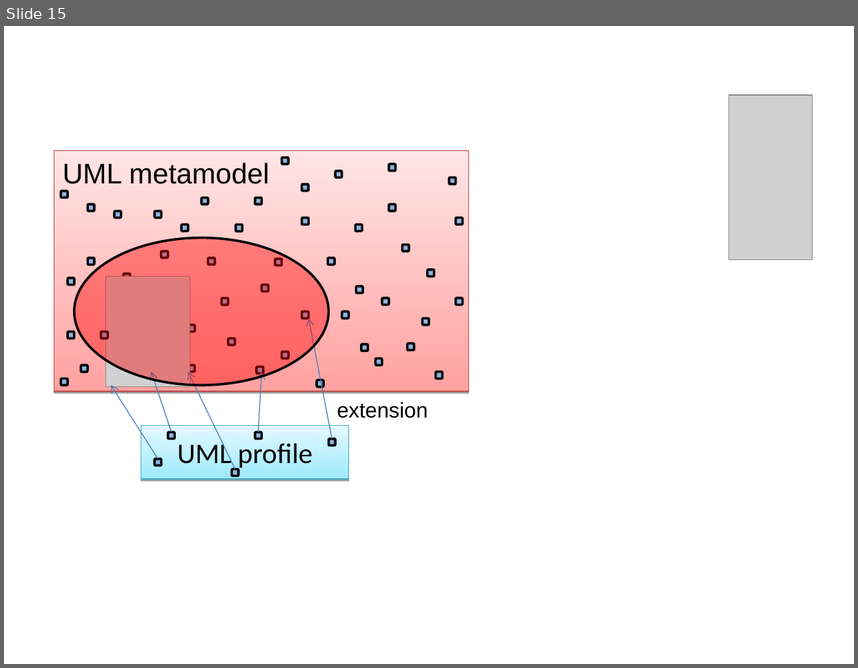
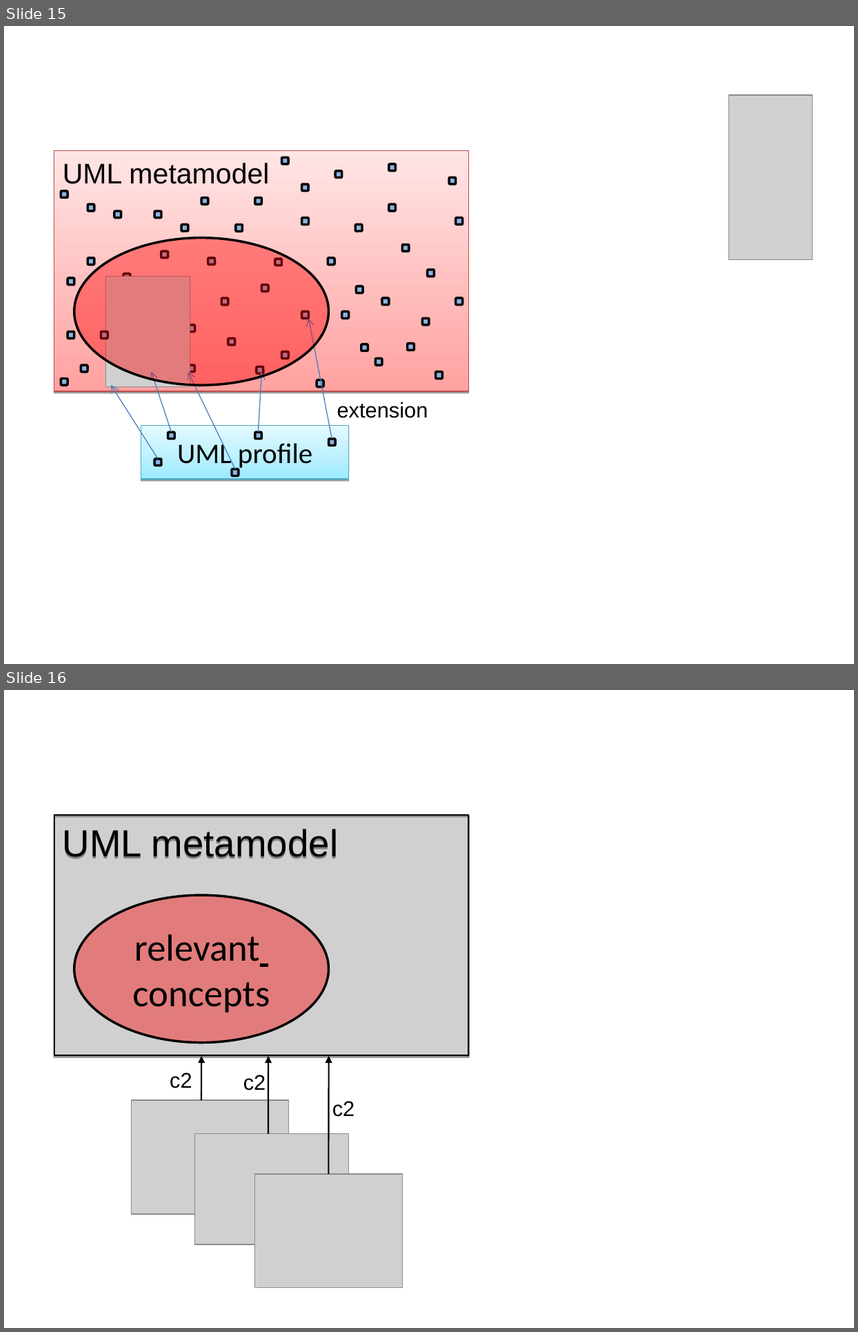
Before and after one commit to iivanoo/umlbridgepaper, a slide deck: UMLBridge/figures/3.0.ppt. Shown one above the other, each under a label of ours: slide 15 before the commit, slides 15 and 16 after it. The pictures are 858x668 and 858x1332 pixels, drawn with LibreOffice and Linux fonts; fonts in the diff are those of the drawing; grey boxes stand for pictures. Boxes give left, top, right and bottom in pixels: in the first picture for what was removed or moved away, otherwise in the second. Text is boxed around its words. In the diff, an @@ line names an element or a change of style, - is before the commit and + after.

```diff
--- a/UMLBridge/figures/3.0.ppt
+++ b/UMLBridge/figures/3.0.ppt
@@ slide 16 added at bbox=[4, 690, 854, 1328], background #FFFFFF @@
@@ rounded rectangle added at bbox=[54, 815, 469, 1056], outline #000000 1.25 pt, 32 pt, text #000000 @@
+UML metamodel
@@ picture added at bbox=[55, 815, 470, 1056] @@
@@ ellipse added at bbox=[74, 895, 329, 1042], fill #FF0000 at 40% opacity, outline #000000 2.01 pt, 32 pt, text #000000 @@
+relevant concepts
@@ arrow added from (201, 1100) to (201, 1056), #000000 1.25 pt @@
@@ arrow added from (268, 1134) to (268, 1056), #000000 1.25 pt @@
@@ arrow added from (329, 1174) to (329, 1056), #000000 1.25 pt @@
@@ text added at bbox=[170, 1072, 192, 1088], 18 pt, text #000000 @@
+c2
@@ text added at bbox=[243, 1074, 266, 1090], 18 pt, text #000000 @@
+c2
@@ picture added at bbox=[131, 1100, 288, 1214] @@
@@ text added at bbox=[332, 1101, 355, 1116], 18 pt, text #000000 @@
+c2
@@ picture added at bbox=[194, 1134, 348, 1244] @@
@@ picture added at bbox=[254, 1174, 402, 1288] @@
```
Also in this commit, not shown: 1 slide changed, 1 other slide added, 2 slides removed, 4 other files.
